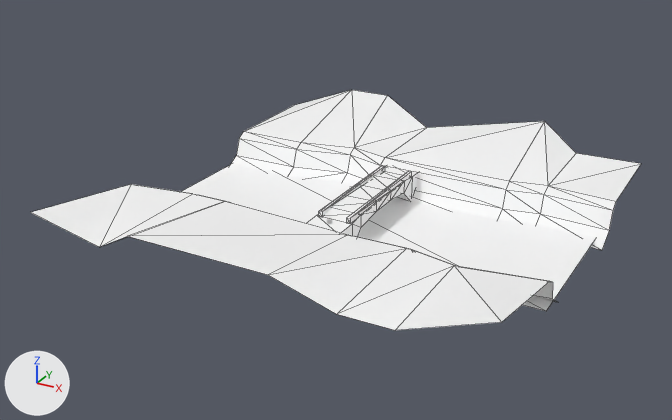
Renders of the glTF model source/dream_gen/layouts/bridge_stone.gltf from each side of a commit.
The view is the same before and after, from a 50 mm lens placed at (205.0, -365.0, 190.0), pointed at (-9.0, 23.0, -4.0). The lights are fixed; the arrows at lower left show +X, +Y and +Z. Mesh edges are drawn as thin lines on the coarser meshes. Vertices at the same position are counted once.

The older version as bpy lines, for what is in view:
```python
me_bridge_stone = bpy.data.meshes.new('bridge_stone')
me_bridge_stone.from_pydata(...)  # 122 vertices, 170 faces; spans x -115.0..119.0, y -84.0..154.0, z -17.0..20.0
# faces by material slot: [52, 2, 20, 72, 24]
me_bridge_stone.materials.append(mat_mat1)  # white #ffffff
me_bridge_stone.materials.append(mat_mat2)  # white #ffffff
me_bridge_stone.materials.append(mat_mat3)  # white #ffffff
me_bridge_stone.materials.append(mat_mat4)  # white #ffffff
me_bridge_stone.materials.append(mat_mat5)  # white #ffffff
ob_bridge_stone = bpy.data.objects.new('bridge_stone', me_bridge_stone)
ob_bridge_stone.location = (0.0, 0.0, 0.0)
```
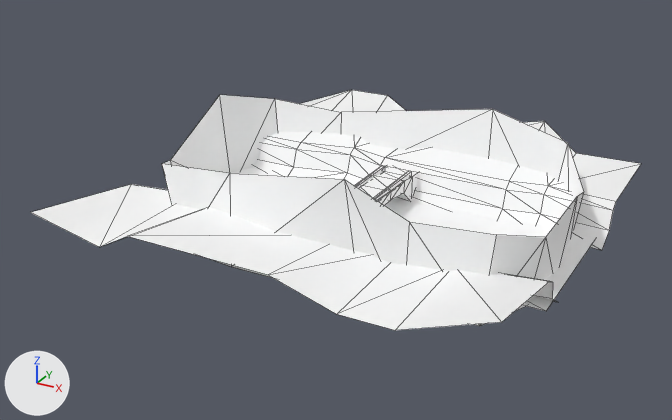
Where the change shows, as pixel boxes (x1, y1, x2, y2) in the pictures (672 x 420 px):
part 1 of me_bridge_stone, added: after (162, 95, 584, 326)

The change in detail:
me_bridge_stone is used by ob_bridge_stone; location (0.0, 0.0, 0.0).
me_bridge_stone had 122 vertices, 170 faces and spanned x -115.0..119.0, y -84.0..154.0, z -17.0..20.0.
me_bridge_stone now has 150 vertices, 198 faces and spans x -115.0..119.0, y -84.0..154.0, z -24.0..42.0.
me_bridge_stone part 1: a new loose piece of 28 vertices spanning x -108.0..111.0, y -39.0..109.0, z -24.0..42.0, in mat_mat4 (white #ffffff).
